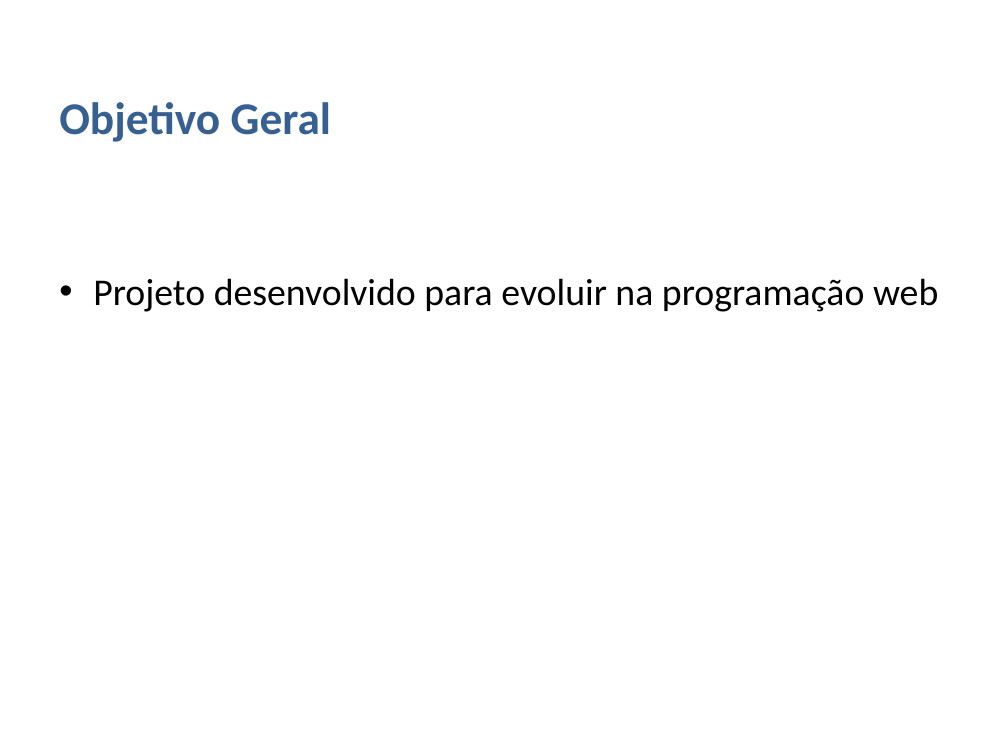
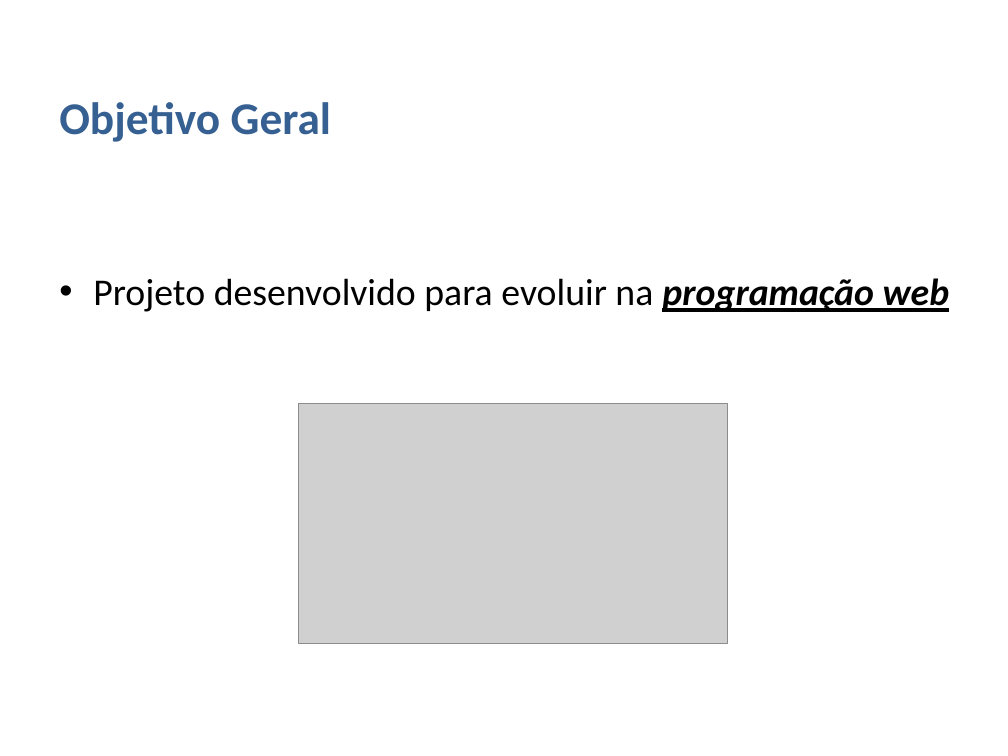
Before and after one commit to matheusg-dev/ProjetoDelivery_TCC, a slide deck: slide 11 of assets/documentacao_abnt/PowerPoint Projeto Final SENAI.pptx. Drawn at 1008x756 pixels with LibreOffice and Linux fonts; fonts in the diff are those of the drawing; grey boxes stand for pictures; background and template pictures are left out. Boxes give left, top, right and bottom in pixels: in the first picture for what was removed or moved away, otherwise in the second. Text is boxed around its words. In the diff, an @@ line names an element or a change of style, - is before the commit and + after.

```diff
--- a/assets/documentacao_abnt/PowerPoint Projeto Final SENAI.pptx
+++ b/assets/documentacao_abnt/PowerPoint Projeto Final SENAI.pptx
@@ text "Projeto desenvolvido para evoluir na ..." at bbox=[93, 278, 950, 312]: bold on, italic on, underline on in "programação web" @@
@@ picture added at bbox=[298, 404, 727, 643] @@
```
Also in this commit, not shown: 10 other slides changed, 11 slides added, 1 slide removed.
